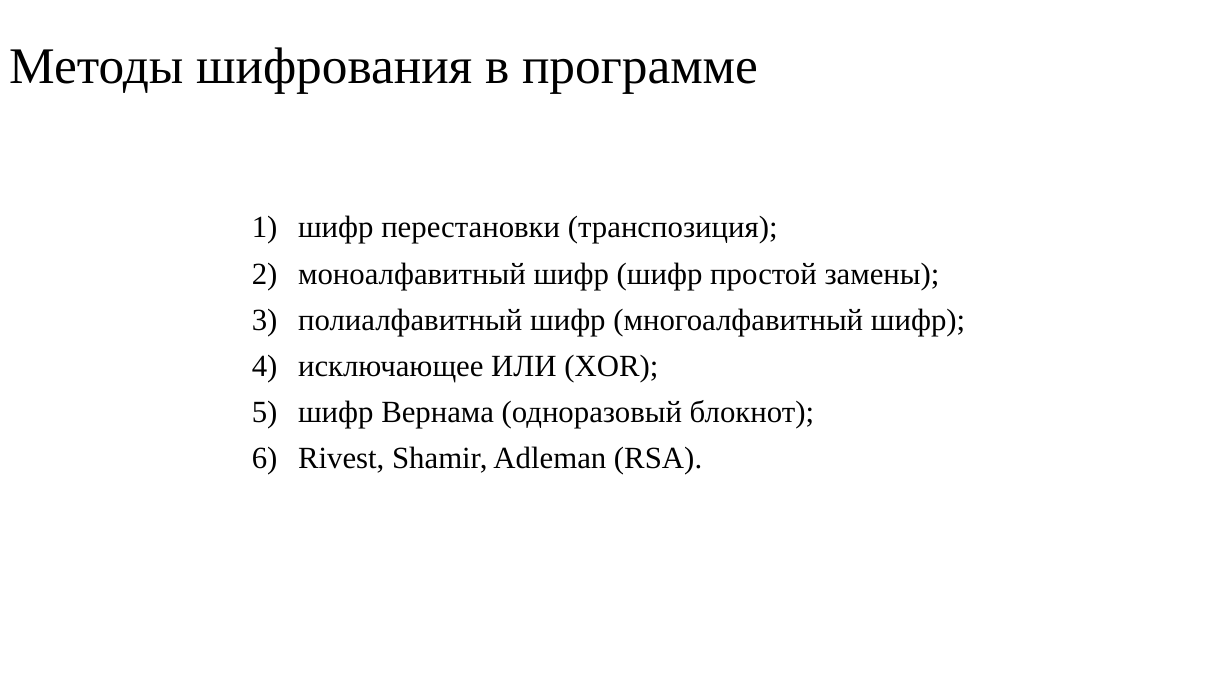
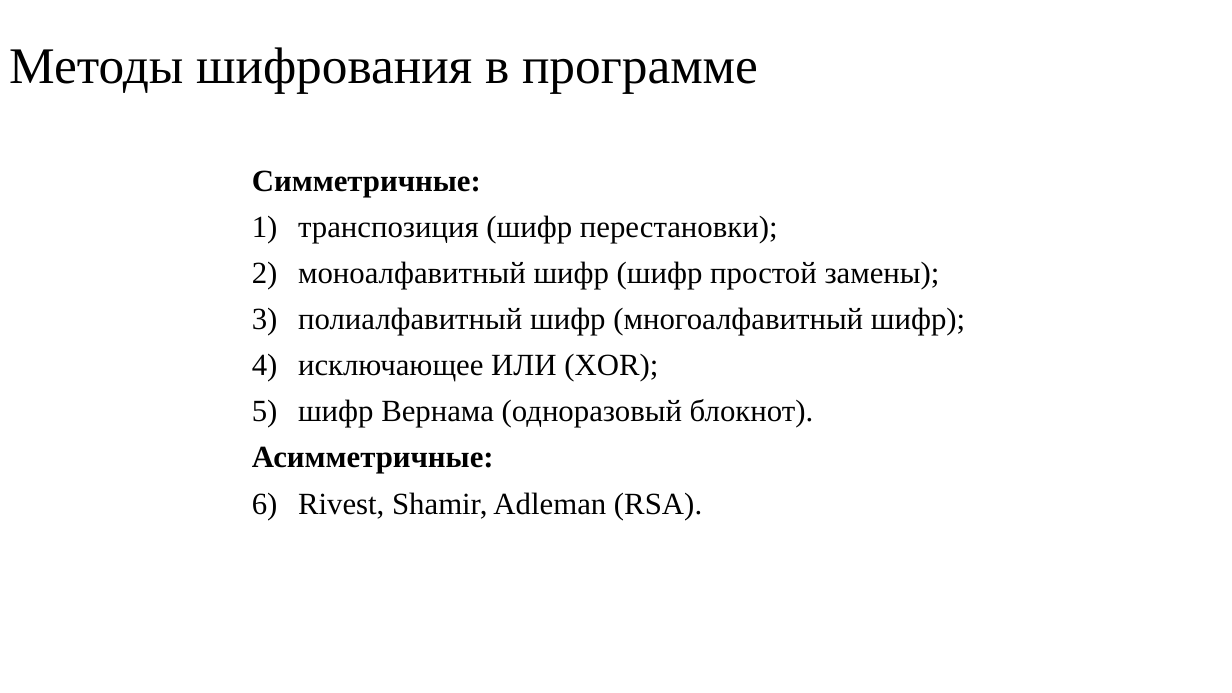
Before and after one commit to AlexeyChernikov/CryptographicApplication, a slide deck: slide 7 of Documentation/Презентация к защите.pptx (slide 4 before the commit). Drawn at 1232x693 pixels with LibreOffice and Linux fonts; fonts in the diff are those of the drawing. Boxes give left, top, right and bottom in pixels: in the first picture for what was removed or moved away, otherwise in the second. Text is boxed around its words. In the diff, an @@ line names an element or a change of style, - is before the commit and + after.

```diff
--- a/Documentation/Презентация к защите.pptx
+++ b/Documentation/Презентация к защите.pptx
@@ text "Симметричные:": place and size @@
-text "Симметричные:" at (298,215,965,474)
+text "Симметричные:" at (252,170,965,520)
@@ text at (252,170,778,243): text changed @@
-1) шифр перестановки (транспозиция);
+Симметричные:
+1) транспозиция (шифр перестановки);
@@ text at (252,399,814,474): text changed @@
-5) шифр Вернама (одноразовый блокнот);
+5) шифр Вернама (одноразовый блокнот).
+Асимметричные:
```
Also in this commit, not shown: 2 other slides changed, 3 slides added.
